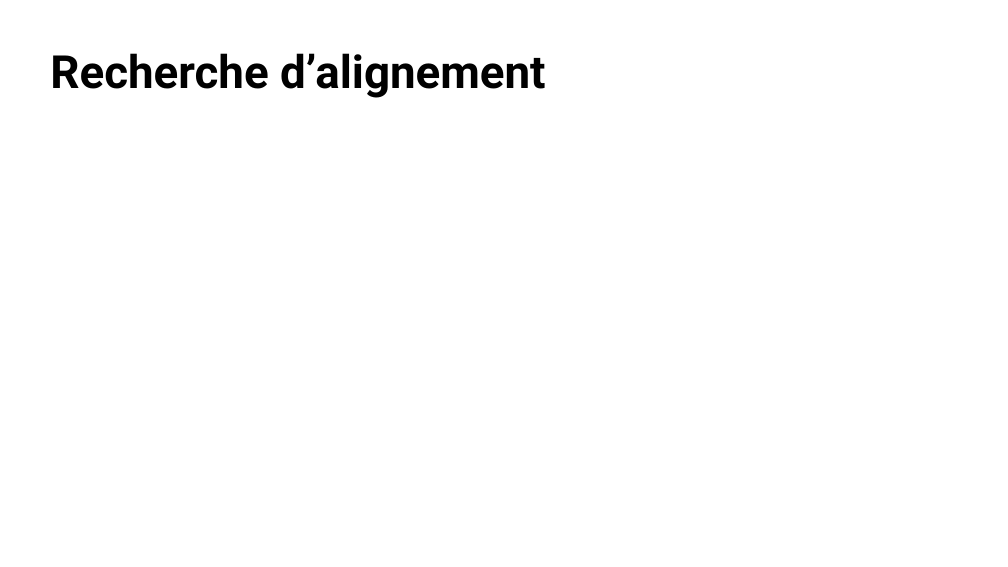
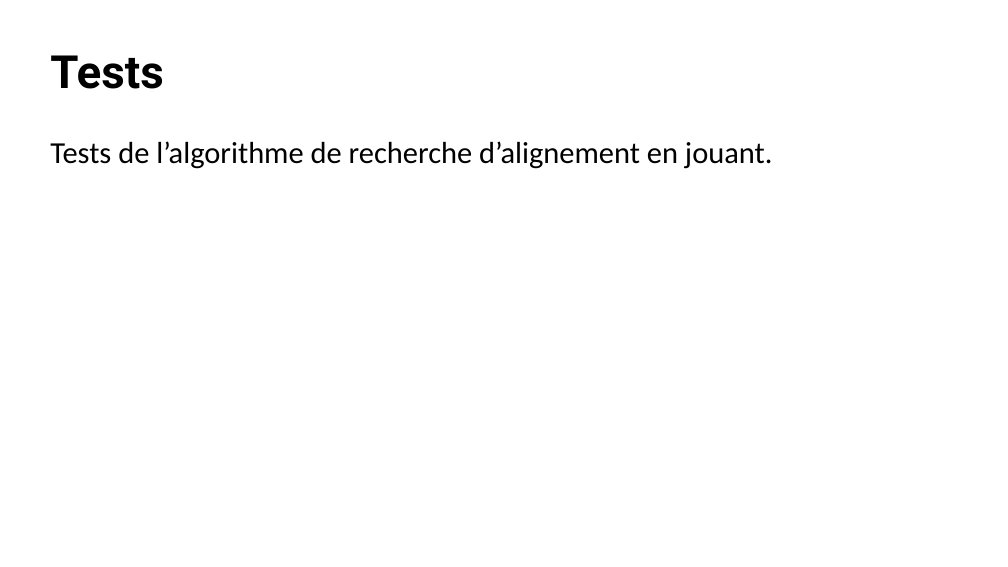
Before and after one commit to 5cover/Puissance-4, a slide deck: slide 9 of diapo.odp (slide 7 before the commit). Drawn at 1008x567 pixels with LibreOffice and Linux fonts; fonts in the diff are those of the drawing. Boxes give left, top, right and bottom in pixels: in the first picture for what was removed or moved away, otherwise in the second. Text is boxed around its words. In the diff, an @@ line names an element or a change of style, - is before the commit and + after.

```diff
--- a/diapo.odp
+++ b/diapo.odp
@@ title at [50, 55, 163, 89]: text changed @@
-Recherche d’alignement
+Tests
@@ subtitle added at [50, 141, 773, 169], 24 pt, text #000000 @@
+Tests de l’algorithme de recherche d’alignement en jouant.
```
Also in this commit, not shown: 2 other slides changed, 3 slides added, 2 slides removed, 8 other files.
